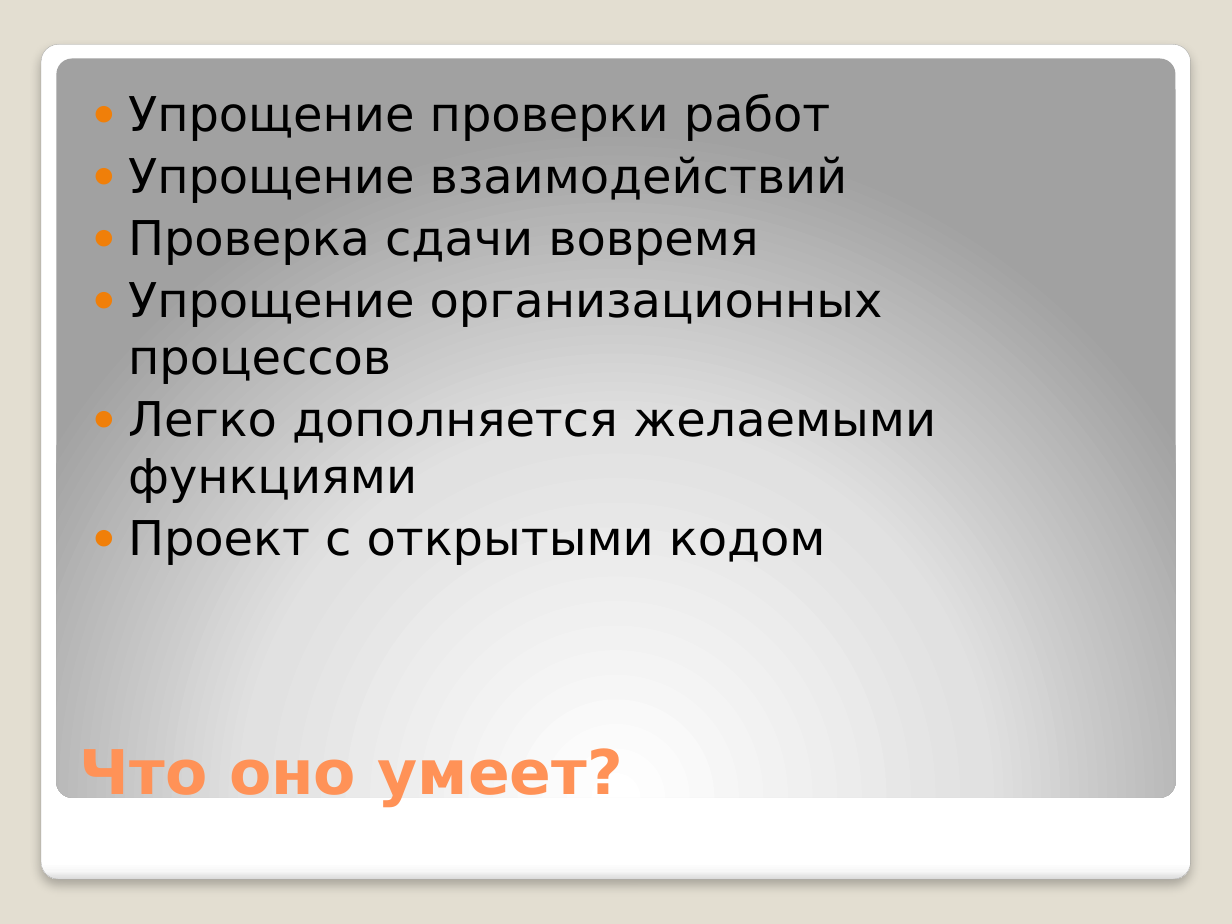
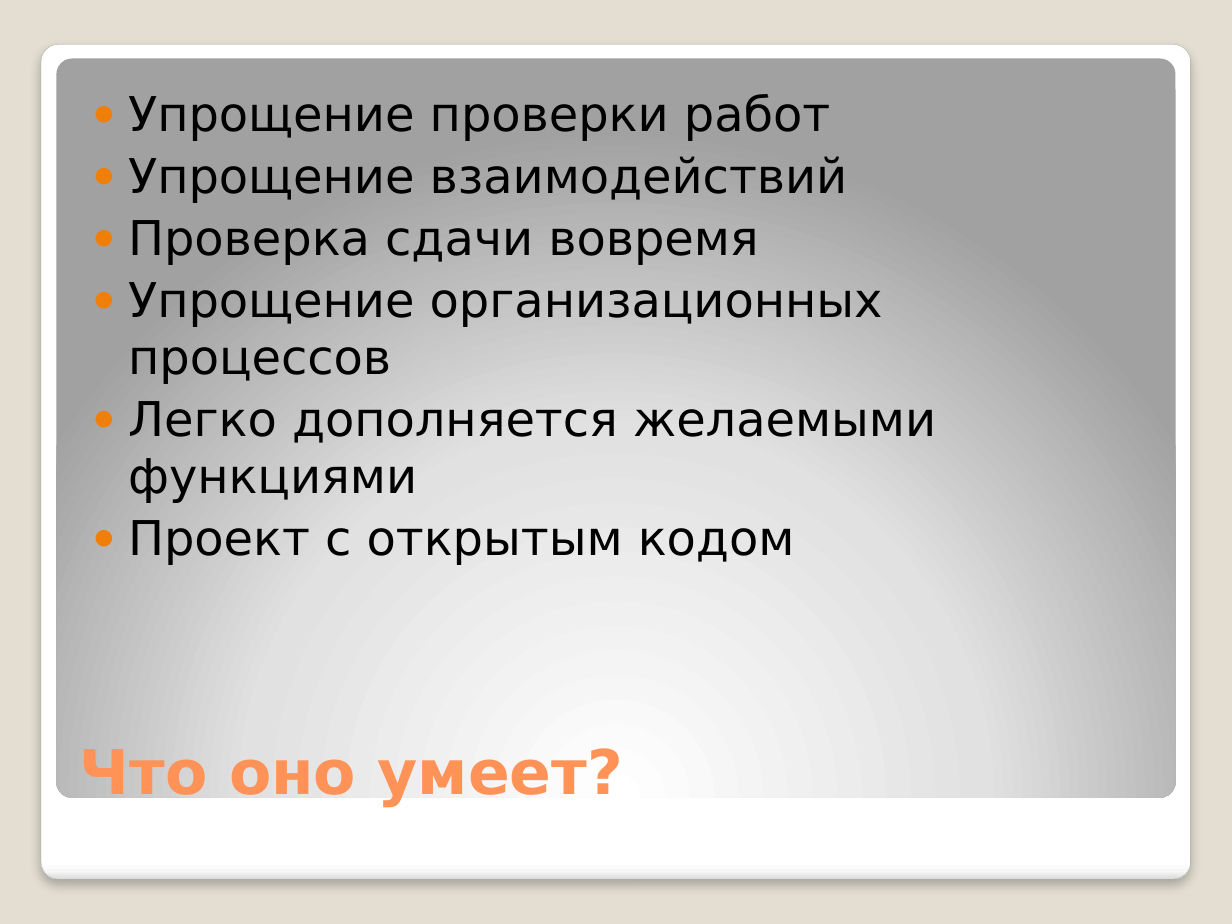
Before and after one commit to AlexandrSinitsyn/VK-bot, a slide deck: slide 2 of Presentation.pptx. Drawn at 1232x924 pixels with LibreOffice and Linux fonts; fonts in the diff are those of the drawing. Boxes give left, top, right and bottom in pixels: in the first picture for what was removed or moved away, otherwise in the second. Text is boxed around its words. In the diff, an @@ line names an element or a change of style, - is before the commit and + after.

```diff
--- a/Presentation.pptx
+++ b/Presentation.pptx
@@ text at box(128, 520, 795, 565): text changed @@
-● Проект с открытыми кодом
+● Проект с открытым кодом
```
Also in this commit, not shown: 2 other slides changed, 2 slides added, 5 other files.
